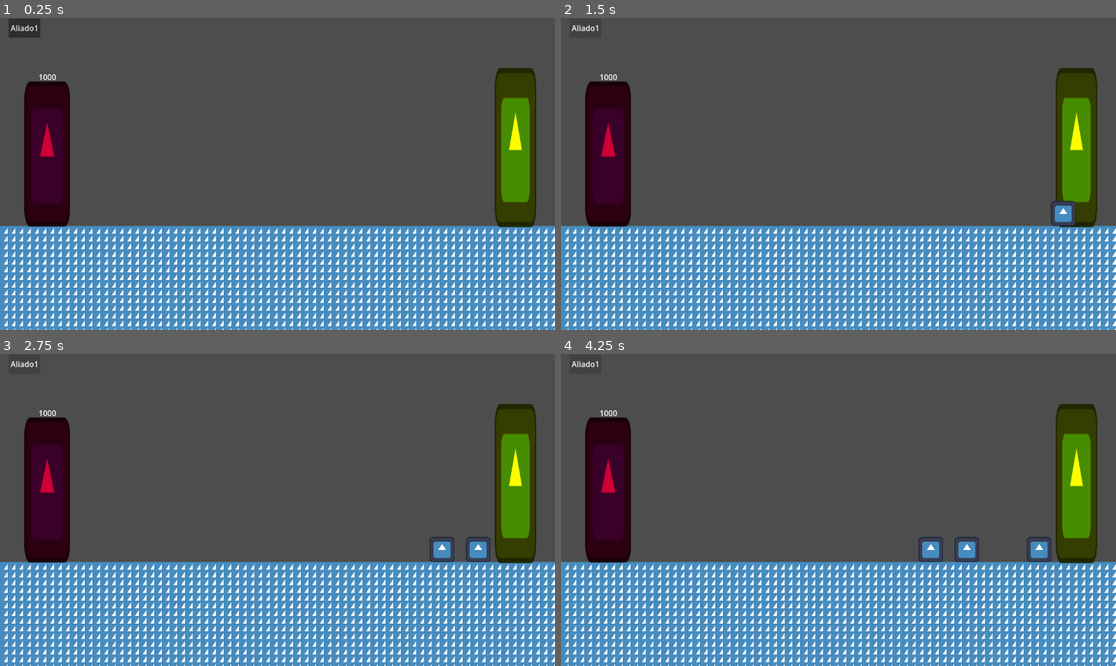
Above: before the commit, frames 1-4 (two rows, left to right).
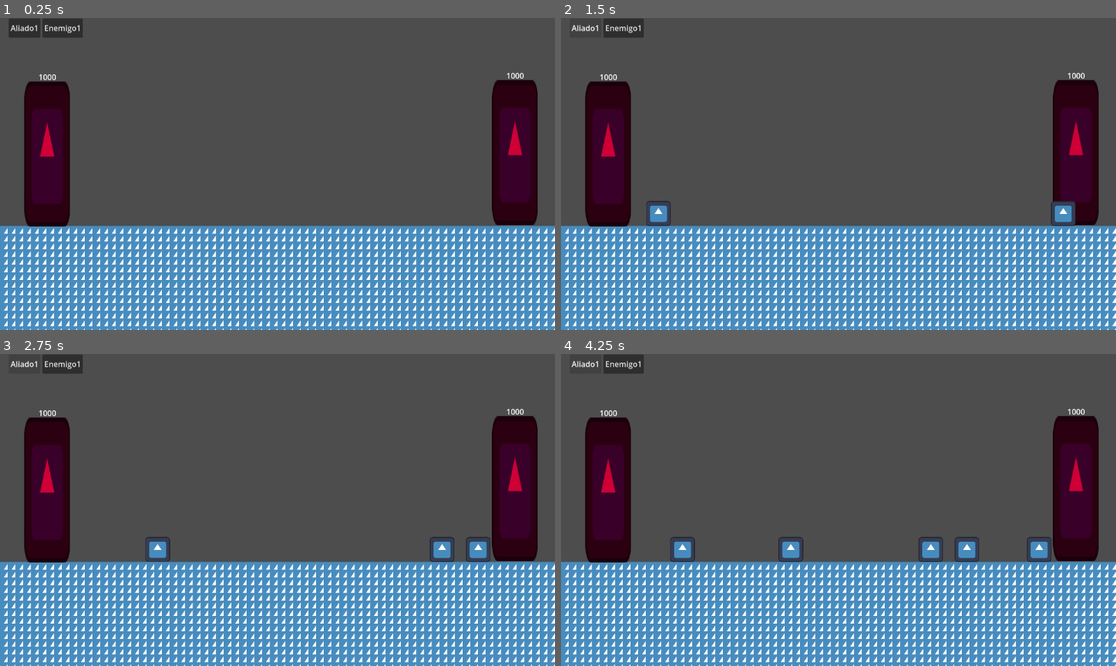
Above: after the commit, the same moments.

Repository: oliver-miguez/What-The-Crab
Game: Godot game, scene res://Demo/Escenas/Mapa/MapaDePrueba.tscn
Two runs of this game, one before a commit and one after it. Both use one fixed random seed, a clock stepped at 60 frames per second and the inputs below. The project has no main scene, so this scene is started directly. The engine's default icon, where the game draws it, is replaced by a stand-in: a white triangle on a blue panel in a dark square.
Inputs (mouse positions are in pixels of both pictures, inside the frame that each line leads up to):
- Up to frame 1 (0.25 s): no input
- Up to frame 2 (1.5 s): click (622, 27) at 0.5 s, where only the run after the commit has a clickable "Enemigo1"; click "Aliado1" at 1.25 s
- Up to frame 3 (2.75 s): click "Aliado1" at 2 s
- Up to frame 4 (4.25 s): click (622, 363) at 2.75 s, where only the run after the commit has a clickable "Enemigo1"; click "Aliado1" at 3.5 s

The runs differ from the first frame. In frame 1, 4.5% of the frame differs, in the area x 7-97%, y 0-68%; in frame 2, 4.4%; in frame 3, 4.7%; in frame 4, 5.0%.

Commit message:
Logica de enemigo sencilla completada + logica de base aliada

Diff:
--- /dev/null
+++ b/Demo/Escenas/Bases/BaseAliada.tscn
@@ -0,0 +1,33 @@
+[gd_scene format=3 uid="uid://du4crmvq4rgcr"]
+
+[ext_resource type="Texture2D" uid="uid://d4acfivp4y6ro" path="res://icon.svg" id="1_bysp2"]
+[ext_resource type="Script" uid="uid://dtvaumvwohr3h" path="res://Demo/Scripts/Bases/BaseAliada/base_aliada.gd" id="1_mf8i2"]
+
+[sub_resource type="RectangleShape2D" id="RectangleShape2D_mf8i2"]
+size = Vector2(170, 269)
+
+[node name="BaseAliada" type="Node2D" unique_id=1615237321]
+script = ExtResource("1_mf8i2")
+
+[node name="DiseñoBase" type="Sprite2D" parent="." unique_id=1524781135]
+modulate = Color(0.8065392, 0, 0.21309242, 1)
+position = Vector2(-2.0000029, 83)
+scale = Vector2(0.7421875, 2.3515625)
+texture = ExtResource("1_bysp2")
+
+[node name="DeteccionAliados" type="Area2D" parent="." unique_id=303225716]
+
+[node name="CollisionShape2D" type="CollisionShape2D" parent="DeteccionAliados" unique_id=251638637]
+position = Vector2(-1, 124.5)
+shape = SubResource("RectangleShape2D_mf8i2")
+debug_color = Color(0.7027373, 0.0025555503, 0.9282702, 0.41960785)
+
+[node name="Vida" type="Label" parent="." unique_id=633058876]
+offset_left = -20.0
+offset_top = -89.0
+offset_right = 20.0
+offset_bottom = -66.0
+text = "VIDA"
+
+[connection signal="body_entered" from="DeteccionAliados" to="." method="_on_deteccion_aliados_body_entered"]
+[connection signal="body_exited" from="DeteccionAliados" to="." method="_on_deteccion_aliados_body_exited"]
--- /dev/null
+++ b/Demo/Escenas/Enemigos/Enemigo1/Enemigo_1.tscn
@@ -0,0 +1,38 @@
+[gd_scene format=3 uid="uid://bpknwwsudrb1c"]
+
+[ext_resource type="Script" uid="uid://bvjjjji81yt1" path="res://Demo/Scripts/Enemigos/Enemigo1/enemigo_1.gd" id="1_0nqgq"]
+[ext_resource type="Texture2D" uid="uid://d4acfivp4y6ro" path="res://icon.svg" id="1_jumn3"]
+[ext_resource type="Script" uid="uid://d1frdl7rx5kgp" path="res://Demo/Scripts/FSM/fsm.gd" id="2_0nqgq"]
+[ext_resource type="Script" uid="uid://blxrwia66cekt" path="res://Demo/Scripts/Enemigos/Enemigo1/Estados/andar.gd" id="4_7j64q"]
+[ext_resource type="Script" uid="uid://bp70th4pg74yd" path="res://Demo/Scripts/Enemigos/Enemigo1/Estados/atacar.gd" id="5_0nqgq"]
+
+[sub_resource type="RectangleShape2D" id="RectangleShape2D_83r5w"]
+size = Vector2(52, 52)
+
+[node name="Enemigo1" type="CharacterBody2D" unique_id=51383049 groups=["Enemigos"]]
+collision_layer = 2
+script = ExtResource("1_0nqgq")
+
+[node name="AnimacionesEnemigo1" type="AnimationPlayer" parent="." unique_id=1010460920]
+
+[node name="ArteEnemigo1" type="Sprite2D" parent="." unique_id=670102927]
+scale = Vector2(0.4, 0.4)
+texture = ExtResource("1_jumn3")
+
+[node name="ColisionNormal" type="CollisionShape2D" parent="." unique_id=1711203989]
+shape = SubResource("RectangleShape2D_83r5w")
+debug_color = Color(0.87397546, 0, 0.13811103, 0.41960785)
+
+[node name="FSM" type="Node" parent="." unique_id=732724212 node_paths=PackedStringArray("father", "animation_player", "current_state")]
+script = ExtResource("2_0nqgq")
+father = NodePath("..")
+animation_player = NodePath("../AnimacionesEnemigo1")
+current_state = NodePath("Andar")
+
+[node name="Andar" type="Node" parent="FSM" unique_id=351574281 node_paths=PackedStringArray("estado_atacar")]
+script = ExtResource("4_7j64q")
+estado_atacar = NodePath("../Atacar")
+
+[node name="Atacar" type="Node" parent="FSM" unique_id=1207056709 node_paths=PackedStringArray("estado_andar")]
+script = ExtResource("5_0nqgq")
+estado_andar = NodePath("../Andar")
--- a/Demo/Escenas/Enemigos/Enemigo1/enemigo_1.tscn
+++ /dev/null
@@ -1,3 +0,0 @@
-[gd_scene format=3 uid="uid://bpknwwsudrb1c"]
-
-[node name="Enemigo1" type="CharacterBody2D" unique_id=51383049]
--- a/Demo/Escenas/Mapa/MapaDePrueba.tscn
+++ b/Demo/Escenas/Mapa/MapaDePrueba.tscn
@@ -4,6 +4,7 @@
 [ext_resource type="Script" uid="uid://cif6nwlfajhas" path="res://Demo/Scripts/Mapa/mapa_de_prueba.gd" id="1_ypj5t"]
 [ext_resource type="PackedScene" uid="uid://bm1o33sslrm2y" path="res://Demo/Escenas/Bases/BaseEnemiga.tscn" id="2_ypj5t"]
 [ext_resource type="PackedScene" uid="uid://dpejnbkrba3c8" path="res://Demo/UI/InterfazAliados/interfaz_de_aliados.tscn" id="4_8oadl"]
+[ext_resource type="PackedScene" uid="uid://du4crmvq4rgcr" path="res://Demo/Escenas/Bases/BaseAliada.tscn" id="4_46y34"]
 
 [sub_resource type="TileSetAtlasSource" id="TileSetAtlasSource_vqucq"]
 texture = ExtResource("1_yj61v")
@@ -151,14 +152,11 @@
 
 [node name="Bases" type="Node" parent="." unique_id=649405916]
 
-[node name="BaseAliada" type="Sprite2D" parent="Bases" unique_id=647703429]
-modulate = Color(1, 1, 0, 1)
-position = Vector2(1070, 269)
-scale = Vector2(0.671875, 2.5781248)
-texture = ExtResource("1_yj61v")
-
 [node name="BaseEnemiga" parent="Bases" unique_id=1489047851 instance=ExtResource("2_ypj5t")]
 position = Vector2(100, 200)
+
+[node name="BaseAliada" parent="Bases" unique_id=1615237321 instance=ExtResource("4_46y34")]
+position = Vector2(1071, 197)
 
 [node name="SpawnAliados" type="Node" parent="." unique_id=1948808783]
 
@@ -168,7 +166,15 @@
 [node name="PosicionBaseEnemiga" type="Marker2D" parent="SpawnAliados" unique_id=198501794]
 position = Vector2(177, 418)
 
+[node name="PosicionBaseAliada" type="Marker2D" parent="SpawnAliados" unique_id=1558453545]
+position = Vector2(1060, 378)
+
+[node name="PuntoSpawneoEnemigos" type="Marker2D" parent="SpawnAliados" unique_id=303488019]
+position = Vector2(109, 386)
+
 [node name="AliadosInstanciados" type="Node" parent="." unique_id=876502541]
+
+[node name="EnemigosInstanciados" type="Node" parent="." unique_id=693690999]
 
 [node name="UI" type="CanvasLayer" parent="." unique_id=433999536]
 
--- /dev/null
+++ b/Demo/Scripts/Bases/BaseAliada/base_aliada.gd
@@ -0,0 +1,37 @@
+extends Node2D
+class_name BaseAliada
+
+@onready var vida: Label = $Vida
+
+@export var vida_maxima = 1000
+var vida_actual = 1000
+
+func _ready() -> void:
+	vida.text = str(vida_actual)
+	vida_actual = vida_maxima
+	# Registramos el nodo completo en el global para que los enemigos puedan acceder a sus funciones
+	GlobalPosicionSpawneo.base_aliada_nodo = self
+
+func _physics_process(_delta: float) -> void:
+	vida.text = str(vida_actual)
+
+
+func recibir_daño(cantidad: int):
+	vida_actual -= cantidad
+	print("Base Enemiga recibió ", cantidad, " de daño. Vida restante: ", vida_actual)
+
+	if vida_actual <= 0:
+		morir()
+
+func morir():
+	print("¡La base enemiga ha sido destruida!")
+	# Aquí podrías poner animaciones de explosión, cambiar de escena, etc.
+	queue_free()
+
+func _on_deteccion_aliados_body_entered(body: Node2D) -> void:
+	if body.is_in_group("Enemigos"):
+		print("Un enemigo está atacando la base")
+
+func _on_deteccion_aliados_body_exited(body: Node2D) -> void:
+	if body.is_in_group("Enemigos"):
+		print("Un enemigo ha dejado de atacar")
--- /dev/null
+++ b/Demo/Scripts/Enemigos/Enemigo1/Estados/andar.gd
@@ -0,0 +1,26 @@
+extends "res://Demo/Scripts/Globales/Estados/GlobalState.gd"
+
+# Definir los estados a los que puede cambiar
+@export var estado_atacar:State
+const RANGO_ATAQUE = 150.0 # Distancia para dejar de caminar e iniciar ataque
+
+func on_enter():
+	print("Estado: Caminando hacia el objetivo")
+	# Aquí podrías poner: animation_player.play("walk")
+
+func state_process(delta: float) -> void:
+	# Ejecutamos el movimiento del padre
+	father.movimiento_enemigo1(delta)
+
+	# Comprobar si hemos llegado a la posición de la base (Solo eje X)
+	if father.posicion_base_aliada != null:
+		var distancia_x = abs(father.global_position.x - father.posicion_base_aliada.x)
+
+		# Log opcional para ver la distancia en consola (puedes borrarlo luego)
+		# print("Distancia X a la base: ", distancia_x)
+
+		if distancia_x <= 15.0: # Si estamos a 15px de distancia horizontal
+			next_state = estado_atacar
+
+func on_exit():
+	pass
--- /dev/null
+++ b/Demo/Scripts/Enemigos/Enemigo1/Estados/atacar.gd
@@ -0,0 +1,36 @@
+extends "res://Demo/Scripts/Globales/Estados/GlobalState.gd"
+
+# Definir los estados a los que puede cambiar
+@export var estado_andar:State
+const RANGO_PERDIDA = 180.0
+
+var tiempo_ultimo_ataque = 0.0
+
+func on_enter():
+	print("Estado: Atacando!")
+	# Reiniciar el cronómetro de ataque al entrar para atacar inmediatamente
+	tiempo_ultimo_ataque = father.intervalo_ataque
+
+func state_process(delta: float) -> void:
+	# Lógica de daño periódico
+	tiempo_ultimo_ataque += delta
+
+	if tiempo_ultimo_ataque >= father.intervalo_ataque:
+		atacar_base()
+		tiempo_ultimo_ataque = 0.0
+
+	# Comprobar si la base aún existe
+	var base = GlobalPosicionSpawneo.base_aliada_nodo
+	if not is_instance_valid(base):
+		#next_state = estado_andar
+		return
+func atacar_base():
+	var base = GlobalPosicionSpawneo.base_aliada_nodo
+	if is_instance_valid(base):
+		base.recibir_daño(father.daño)
+	else:
+		# Si la base ya no existe, volvemos a caminar (o lo que corresponda)
+		#next_state = estado_andar
+		return
+func on_exit():
+	pass
--- /dev/null
+++ b/Demo/Scripts/Enemigos/Enemigo1/enemigo_1.gd
@@ -0,0 +1,41 @@
+extends CharacterBody2D
+class_name Enemigo1
+
+const GRAVITY_VALUE = 980
+const SPEED_VALUE = 100
+
+@export var daño = 10
+@export var intervalo_ataque = 2.0 # Un golpe por segundo
+
+var posicion_base_aliada
+
+var velocidad_actual = Vector2.ZERO
+var ultima_posicion = Vector2.ZERO
+
+func _ready() -> void:
+	posicion_base_aliada = GlobalPosicionSpawneo.posicion_base_aliada
+	ultima_posicion = global_position
+
+func _physics_process(delta: float) -> void:
+	if not is_on_floor():
+		añadir_gravedad(delta)
+
+	# El movimiento ahora se controla desde los estados (walk.gd)
+	move_and_slide()
+
+func movimiento_enemigo1(delta):
+	# Si la posición es nula, intentar obtenerla de nuevo
+	if posicion_base_aliada == null:
+		posicion_base_aliada = GlobalPosicionSpawneo.posicion_base_aliada
+
+	# Solo mover si tenemos un objetivo válido
+	if posicion_base_aliada != null:
+		global_position = global_position.move_toward(posicion_base_aliada, SPEED_VALUE * delta)
+
+	# Calcular velocidad aproximada usando posiciones globales
+	velocidad_actual = (global_position - ultima_posicion) / delta
+	ultima_posicion = global_position
+	# print("Velocidad actual del aliado1: ", velocidad_actual)
+
+func añadir_gravedad(delta):
+	position.y += GRAVITY_VALUE * delta
--- a/Demo/Scripts/Globales/GlobalPosicionSpawneo.gd
+++ b/Demo/Scripts/Globales/GlobalPosicionSpawneo.gd
@@ -1,5 +1,8 @@
 extends Node
 
 var posicion_spawneo
+var posicion_spawneo_enemigos
 var posicion_base_enemiga
+var posicion_base_aliada
 var base_enemiga_nodo: BaseEnemiga
+var base_aliada_nodo: BaseAliada
--- a/Demo/Scripts/Mapa/mapa_de_prueba.gd
+++ b/Demo/Scripts/Mapa/mapa_de_prueba.gd
@@ -1,12 +1,16 @@
 extends Node2D
 class_name MapaDePrueba
 
+@onready var punto_spawneo_enemigos: Marker2D = $SpawnAliados/PuntoSpawneoEnemigos
 @onready var punto_spawneo_aliados: Marker2D = $SpawnAliados/PuntoSpawneoAliados
 @onready var posicion_base_enemiga: Marker2D = $SpawnAliados/PosicionBaseEnemiga
+@onready var posicion_base_aliada: Marker2D = $SpawnAliados/PosicionBaseAliada
 
 func _ready() -> void:
+	GlobalPosicionSpawneo.posicion_spawneo_enemigos = punto_spawneo_enemigos.global_position
 	GlobalPosicionSpawneo.posicion_spawneo = punto_spawneo_aliados.global_position
 	GlobalPosicionSpawneo.posicion_base_enemiga = posicion_base_enemiga.global_position
+	GlobalPosicionSpawneo.posicion_base_aliada = posicion_base_aliada.global_position
 
 func _physics_process(_delta: float) -> void:
 	pass
--- a/Demo/Scripts/UI/InterfazAliados/interfaz_de_aliados.gd
+++ b/Demo/Scripts/UI/InterfazAliados/interfaz_de_aliados.gd
@@ -2,6 +2,7 @@
 class_name InterfazDeAliados
 
 var instancia_aliado1 = preload("res://Demo/Escenas/Aliados/Aliado1.tscn")
+var instancia_enemigo1 = preload("res://Demo/Escenas/Enemigos/Enemigo1/Enemigo_1.tscn")
 
 func _on_aliado_1_pressed() -> void:
 	var aliado1 = instancia_aliado1.instantiate()
@@ -10,3 +11,12 @@
 
 	contenedor_aliados.add_child(aliado1)
 	aliado1.global_position = GlobalPosicionSpawneo.posicion_spawneo
+
+
+func _on_enemigo_1_pressed() -> void:
+	var enemigo1 = instancia_enemigo1.instantiate()
+	var mapa_actual = get_tree().current_scene
+	var contenedor_enemigos = mapa_actual.get_node("EnemigosInstanciados")
+
+	contenedor_enemigos.add_child(enemigo1)
+	enemigo1.global_position = GlobalPosicionSpawneo.posicion_spawneo_enemigos
--- a/Demo/UI/InterfazAliados/interfaz_de_aliados.tscn
+++ b/Demo/UI/InterfazAliados/interfaz_de_aliados.tscn
@@ -20,4 +20,9 @@
 layout_mode = 2
 text = "Aliado1"
 
+[node name="Enemigo1" type="Button" parent="ContenedorHorizontalAliados" unique_id=2046235265]
+layout_mode = 2
+text = "Enemigo1"
+
 [connection signal="pressed" from="ContenedorHorizontalAliados/Aliado1" to="." method="_on_aliado_1_pressed"]
+[connection signal="pressed" from="ContenedorHorizontalAliados/Enemigo1" to="." method="_on_enemigo_1_pressed"]
--- a/project.godot
+++ b/project.godot
@@ -27,6 +27,10 @@
 "res://Scripts/": "red"
 }
 
+[global_group]
+
+Enemigos="Aqui guardamos todos los enemigos"
+
 [layer_names]
 
 2d_physics/layer_1="Mapa"
Not shown, added: Demo/Scripts/Bases/BaseAliada/base_aliada.gd.uid
Not shown, added: Demo/Scripts/Enemigos/Enemigo1/Estados/andar.gd.uid
Not shown, added: Demo/Scripts/Enemigos/Enemigo1/Estados/atacar.gd.uid
Not shown, added: Demo/Scripts/Enemigos/Enemigo1/enemigo_1.gd.uid
